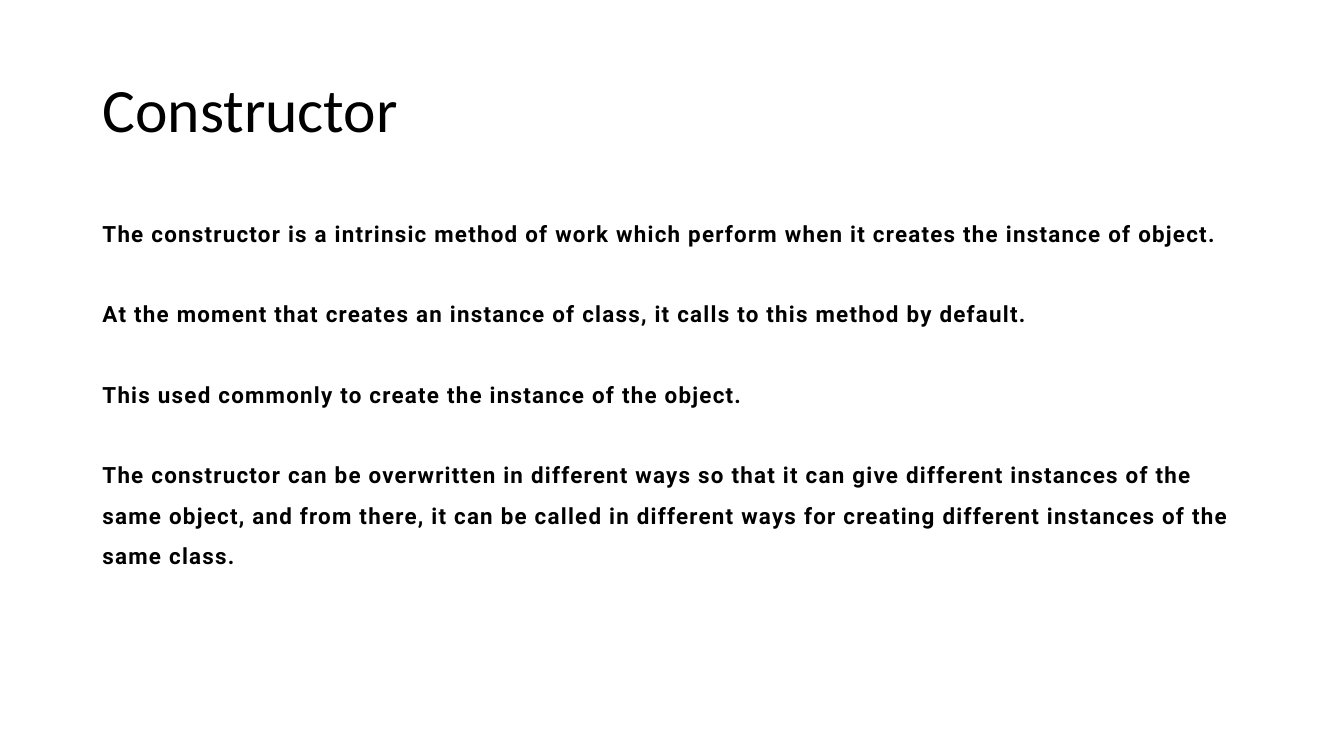
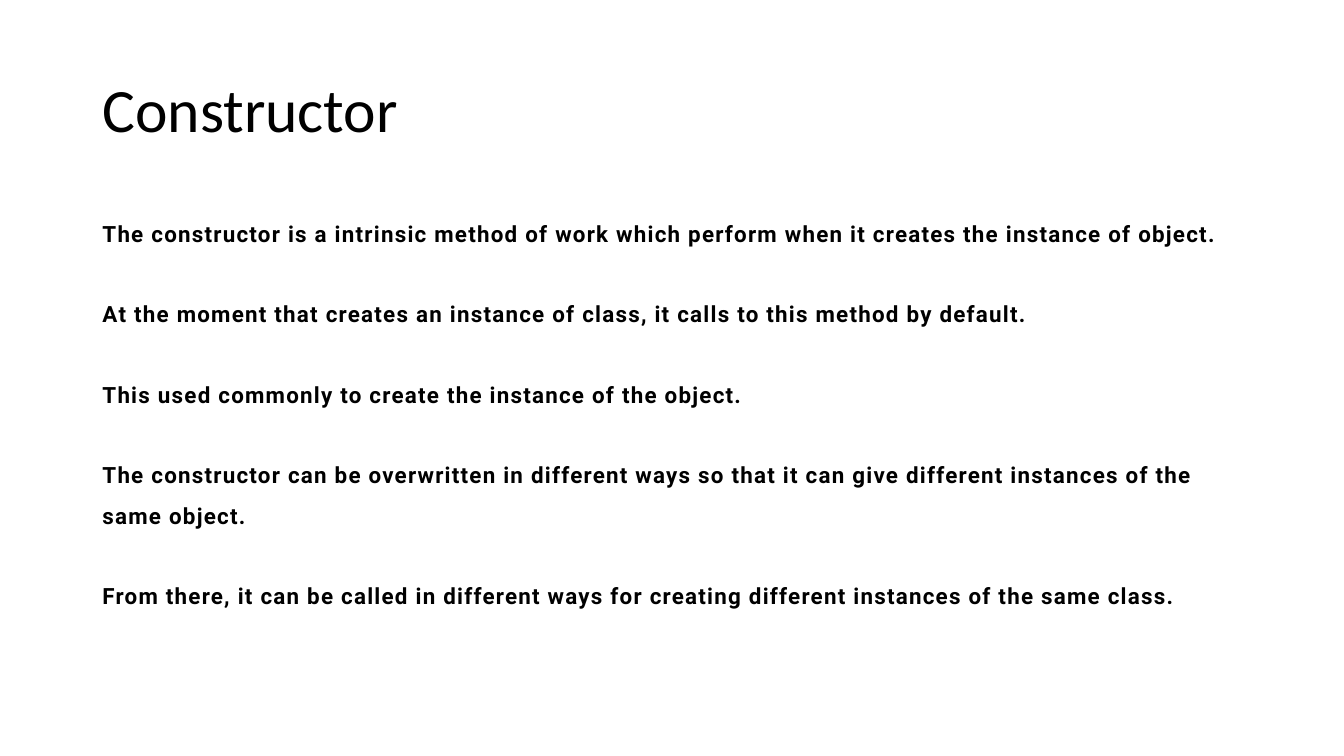
Before and after one commit to abelcondear/course, a slide deck: slide 8 of software-engineer-intro/english/pptx/software-engineer-intro.pptx. Drawn at 1344x756 pixels with LibreOffice and Linux fonts; fonts in the diff are those of the drawing. Boxes give left, top, right and bottom in pixels: in the first picture for what was removed or moved away, otherwise in the second. Text is boxed around its words. In the diff, an @@ line names an element or a change of style, - is before the commit and + after.

```diff
--- a/software-engineer-intro/english/pptx/software-engineer-intro.pptx
+++ b/software-engineer-intro/english/pptx/software-engineer-intro.pptx
@@ text at box(102, 466, 1191, 609): text changed @@
-The constructor can be overwritten in different ways so that it can give different instances of the same object, and from there, it can be called in different ways for creating different instances of the same class.
+The constructor can be overwritten in different ways so that it can give different instances of the same object.
+From there, it can be called in different ways for creating different instances of the same class.
```
Also in this commit, not shown: 5 other slides changed, 3 other files.
